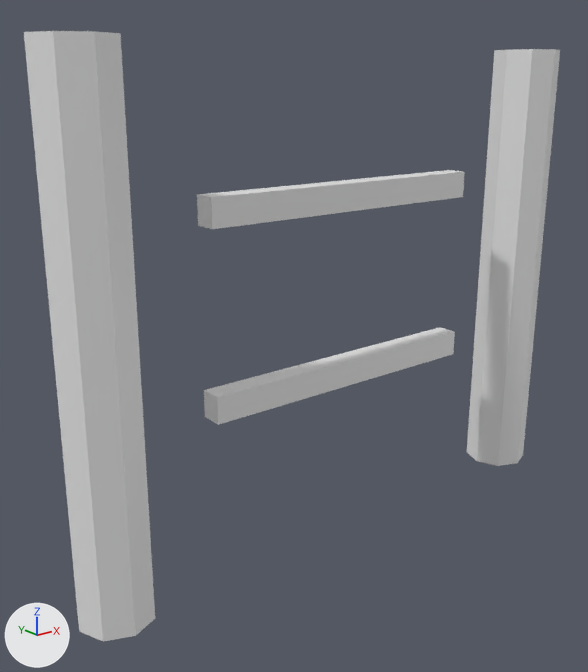
Two versions of the glTF model data/models/props/fence.gltf, one commit apart.
Before and after are seen from a 50 mm camera at (-0.598, -0.659, 0.519) aimed at (-0.05, 0.026, 0.245). Every picture has the same lights, and +X, +Y and +Z are marked at lower left. The first picture is the older version. Where no turn or scale is listed for an object, it has been applied to the vertices.

Objects in the first picture: 'FencePost_-3', 'FencePost_3', 'FenceRail_20', 'FenceRail_40'.
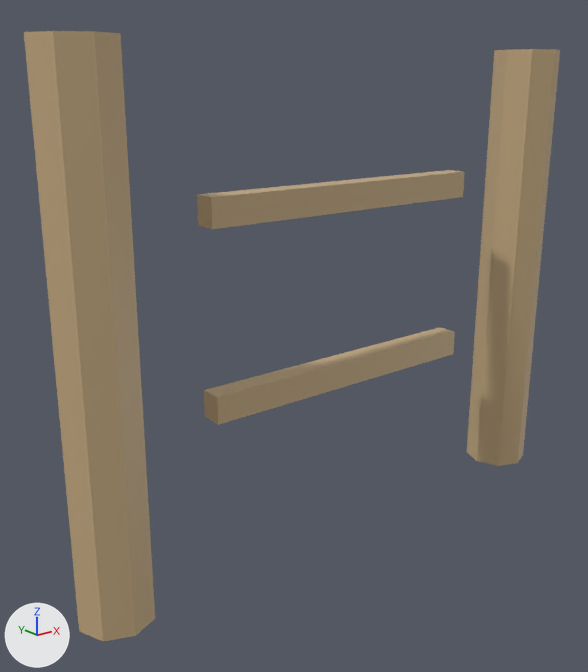
Location of each change, [x1, y1, x2, y2] in pixels of the pictures (588 x 672 px):
'FencePost_-3', recoloured (white to beige)
    both: [24, 31, 155, 642]
'FencePost_3', recoloured (white to beige)
    both: [467, 49, 560, 466]
'FenceRail_40', recoloured (white to beige)
    both: [197, 170, 465, 229]
'FenceRail_20', recoloured (white to beige)
    both: [204, 327, 455, 425]

What the commit changed:
Material 'PropWood' (mat_propwood) changes colour from white #e7e7e7 to beige #c4aa81; in linear values from (0.8, 0.8, 0.8) to (0.55, 0.4, 0.22).
